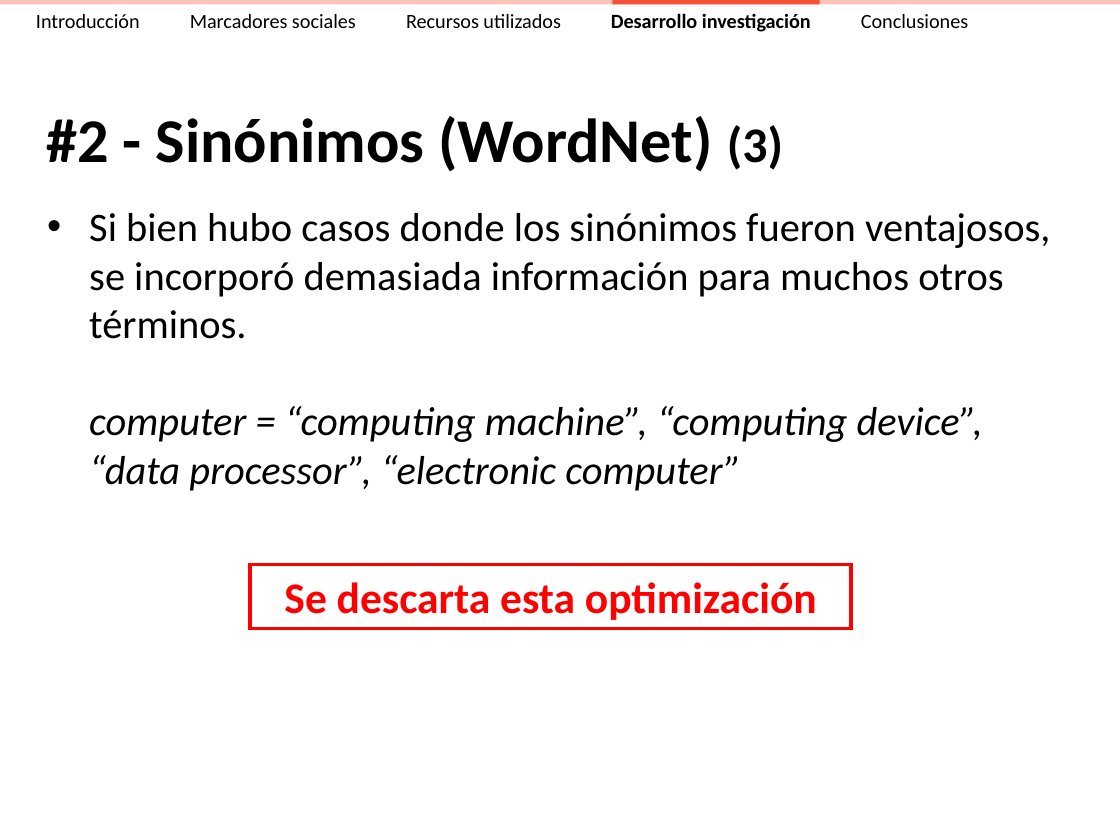
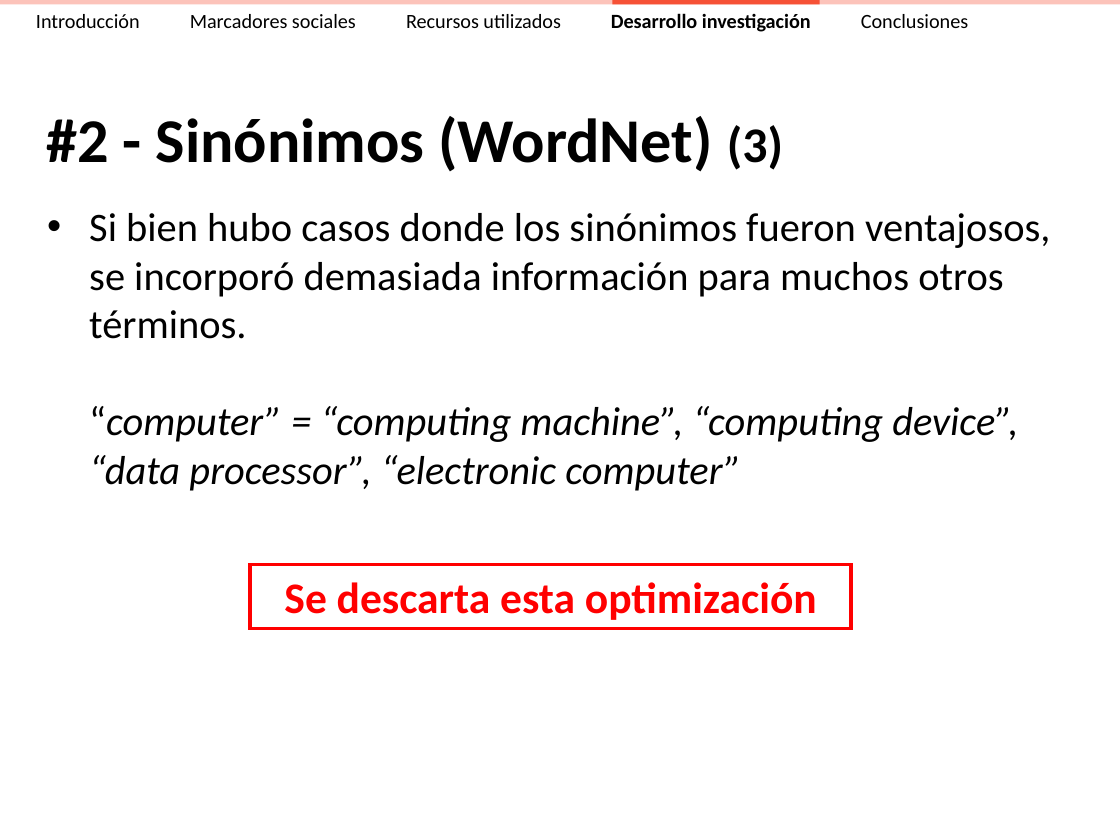
Before and after one commit to ak907kenai/nicotournetesis, a slide deck: slide 36 of docs_trunk/Presentación/Nicolás Tourné - Presentación Tesis (v2.4).ppt. Drawn at 1120x840 pixels with LibreOffice and Linux fonts; fonts in the diff are those of the drawing. Boxes give left, top, right and bottom in pixels: in the first picture for what was removed or moved away, otherwise in the second. Text is boxed around its words. In the diff, an @@ line names an element or a change of style, - is before the commit and + after.

```diff
--- a/docs_trunk/Presentación/Nicolás Tourné - Presentación Tesis (v2.4).ppt
+++ b/docs_trunk/Presentación/Nicolás Tourné - Presentación Tesis (v2.4).ppt
@@ text at [89,213,1050,491]: text changed @@
-• Si bien hubo casos donde los sinónimos fueron ventajosos, se incorporó demasiada información para muchos otros términos.
-  computer = “computing machine”, “computing device”, “data processor”, “electronic computer”
+• Si bien hubo casos donde los sinónimos fueron ventajosos, se incorporó demasiada información para muchos otros términos.
+  “computer” = “computing machine”, “computing device”, “data processor”, “electronic computer”
```
Also in this commit, not shown: 13 other slides changed, 1 other file.
